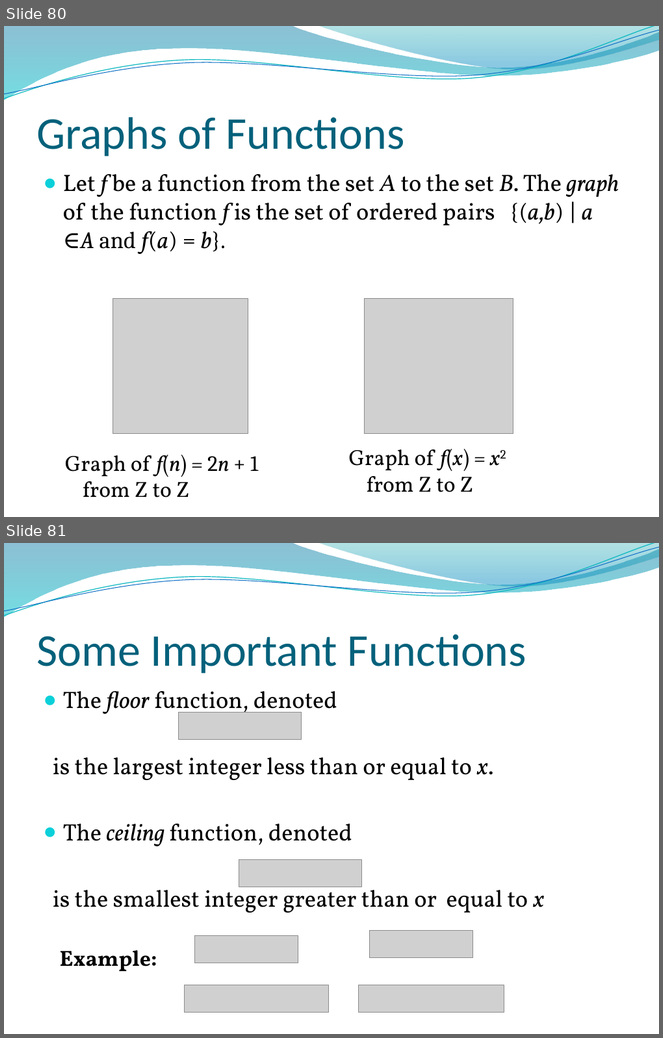
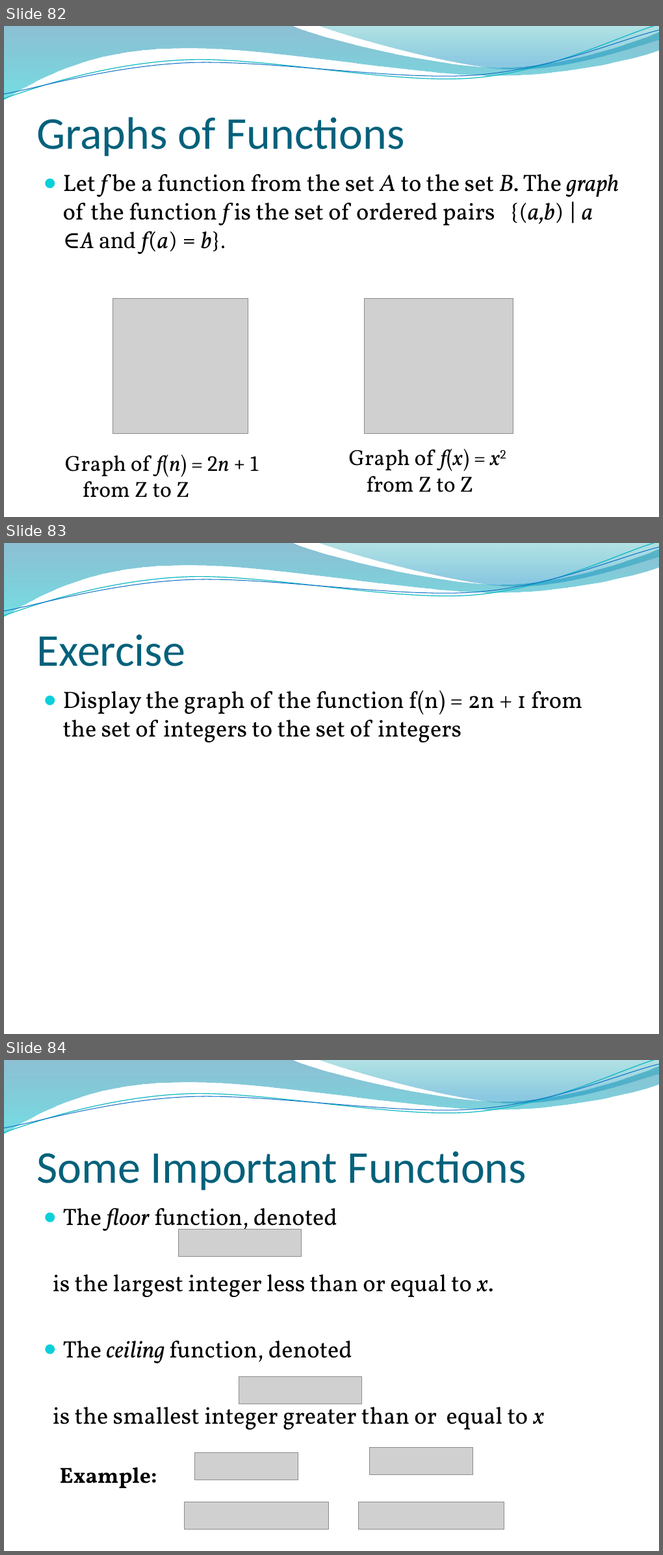
Before and after one commit to lin-chen-GA/lin-chen-GA.github.io, a slide deck: cs2620/slides/cs2620_notes2.pptx. Shown one above the other, each under a label of ours: slides 80 and 81 before the commit, slides 82, 83 and 84 after it. The pictures are 663x1038 and 663x1555 pixels, drawn with LibreOffice and Linux fonts; fonts in the diff are those of the drawing; grey boxes stand for pictures; background and template pictures are left out. Boxes give left, top, right and bottom in pixels: in the first picture for what was removed or moved away, otherwise in the second. Text is boxed around its words. In the diff, an @@ line names an element or a change of style, - is before the commit and + after.

```diff
--- a/cs2620/slides/cs2620_notes2.pptx
+++ b/cs2620/slides/cs2620_notes2.pptx
@@ slide 83 added at <box>4,543,659,1034</box>, background picture (left out); not listed: 4 template elements that a slide beside it also shows @@
@@ title added at <box>36,635,185,667</box>, 50 pt, text #04617B @@
+Exercise
@@ text added at <box>63,691,582,743</box>, 26 pt, text #000000 @@
+● Display the graph of the function f(n) = 2n + 1 from the set of integers to the set of integers
@@ what was slide 80 is now slide 82 @@
@@ what was slide 81 is now slide 84 @@
```
Also in this commit, not shown: 2 other slides added.
